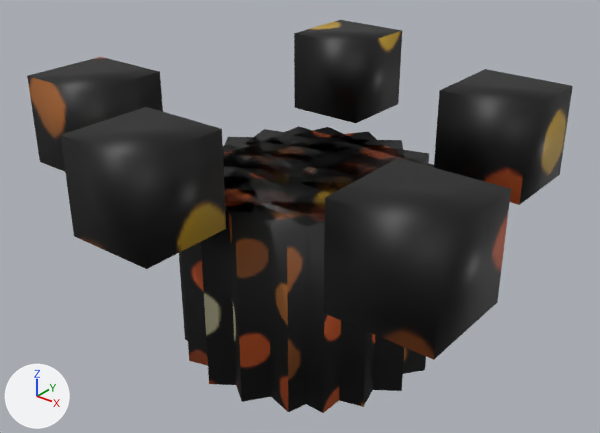
The FBX model Reference/Resource/Mesh/Animation/Basecamp/BC_cauldron02_set.fbx as it was, and as the next commit left it.
One viewpoint serves both versions: a 50 mm lens placed at (0.0182, -0.0233, 0.0064), pointed at (-0.0004, -0.0001, -0.008). The axes (+X, +Y, +Z) are drawn at lower left. The lights are the same throughout. Where no turn or scale is listed for an object, it has been applied to the vertices. Vertices at the same position are counted once.

In view in the first picture: 'ball1 1', 'ball1 10', 'ball1 7', 'ball1 8', 'ball1 9', 'ball10', 'ball6', 'ball7', 'ball8', 'ball9', 'model02 1'.
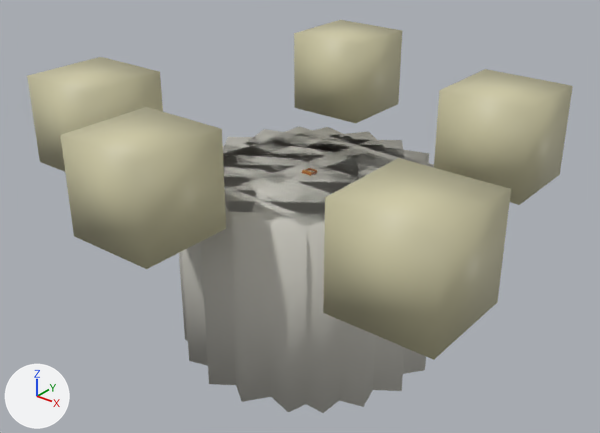
ob_pot_cap is not drawn itself; it is the parent of ob_model02_1.

Location of each change, [x1, y1, x2, y2] in pixels of the pictures (600 x 433 px):
'model02 1', moved, turned, rescaled
    before: [303, 167, 317, 174]
    after: [302, 169, 312, 176]
part 1 of me_ball7, surface changed (black to beige)
    both: [434, 69, 573, 205]
part 2 of me_ball6, surface changed (black to beige)
    both: [294, 20, 402, 123]
part 3 of me_ball1_8, surface changed (black to grey)
    both: [179, 126, 434, 413]
part 4 of me_ball9, surface changed (black to beige)
    both: [27, 57, 163, 172]
part 5 of me_ball1_10, surface changed
    both: [223, 131, 426, 402]
part 6 of me_ball1_9, surface changed
    before: [223, 127, 398, 412]
    after: [223, 127, 386, 412]
part 7 of me_ball1_1, surface changed (black to grey)
    both: [201, 137, 405, 391]
part 8 of me_ball1_7, surface changed (black to grey)
    both: [182, 129, 429, 407]
part 9 of me_ball8, surface changed (black to beige)
    both: [323, 158, 511, 360]
part 10 of me_ball10, surface changed (black to beige)
    both: [61, 107, 226, 269]

The change, as a list of edits to the scene's bpy script:
```text
Change me_ball9:
    where me_ball9.from_pydata(...)  # 8 vertices, 12 faces; spans x -0.00178..0.00178, y -0.00178..0.00178, z -0.00178..0.00178
    me_ball9 part 4: texture (UV) coordinates of 12 of 12 faces, centred in x -0.00178..0.00178, y -0.00178..0.00178, z -0.00178..0.00178, changed; they spanned u 0.0..0.91, v 0.95..0.99 and now span u 0.02..0.74, v 0.06..0.76
Change me_ball1_7:
    where me_ball1_7.from_pydata(...)  # 8 vertices, 12 faces; spans x -0.00455..0.00455, y -0.00455..0.00455, z -0.0037..0.0037
    me_ball1_7 part 8: texture (UV) coordinates of 12 of 12 faces, centred in x -0.00389..0.00389, y -0.00389..0.00389, z -0.0037..0.0037, changed; they spanned u 0.0..0.9, v 0.0..0.82 and now span u 0.06..0.5, v 0.28..0.5
Change me_ball1_10:
    where me_ball1_10.from_pydata(...)  # 8 vertices, 12 faces; spans x -0.00516..0.00516, y -0.00516..0.00516, z -0.0037..0.0037
    me_ball1_10 part 5: texture (UV) coordinates of 12 of 12 faces, centred in x -0.00372..0.00372, y -0.00372..0.00372, z -0.0037..0.0037, changed; they spanned u 0.17..0.89, v 0.46..0.87 and now span u 0.13..0.45, v 0.28..0.51
Change me_ball8:
    where me_ball8.from_pydata(...)  # 8 vertices, 12 faces; spans x -0.00178..0.00178, y -0.00178..0.00178, z -0.00178..0.00178
    me_ball8 part 9: texture (UV) coordinates of 12 of 12 faces, centred in x -0.00178..0.00178, y -0.00178..0.00178, z -0.00178..0.00178, changed; they spanned u 0.14..0.99, v 0.27..0.99 and now span u 0.06..0.76, v 0.14..0.76
Change me_ball10:
    where me_ball10.from_pydata(...)  # 8 vertices, 12 faces; spans x -0.00178..0.00178, y -0.00178..0.00178, z -0.00178..0.00178
    me_ball10 part 10: texture (UV) coordinates of 12 of 12 faces, centred in x -0.00178..0.00178, y -0.00178..0.00178, z -0.00178..0.00178, changed; they spanned u 0.02..0.99, v 0.31..0.99 and now span u 0.13..0.74, v 0.02..0.75
Change me_ball1_8:
    where me_ball1_8.from_pydata(...)  # 8 vertices, 12 faces; spans x -0.00378..0.00378, y -0.00378..0.00378, z -0.0037..0.0037
    me_ball1_8 part 3: texture (UV) coordinates of 12 of 12 faces, centred in x -0.00372..0.00372, y -0.00372..0.00372, z -0.0037..0.0037, changed; they spanned u 0.0..0.89, v 0.54..0.89 and now span u 0.13..0.5, v 0.02..0.54
Change me_ball7:
    where me_ball7.from_pydata(...)  # 8 vertices, 12 faces; spans x -0.00178..0.00178, y -0.00178..0.00178, z -0.00178..0.00178
    me_ball7 part 1: texture (UV) coordinates of 12 of 12 faces, centred in x -0.00178..0.00178, y -0.00178..0.00178, z -0.00178..0.00178, changed; they spanned u 0.32..0.95, v 0.44..0.98 and now span u 0.19..0.74, v 0.15..0.74
Change me_ball6:
    where me_ball6.from_pydata(...)  # 8 vertices, 12 faces; spans x -0.00178..0.00178, y -0.00178..0.00178, z -0.00178..0.00178
    me_ball6 part 2: texture (UV) coordinates of 12 of 12 faces, centred in x -0.00178..0.00178, y -0.00178..0.00178, z -0.00178..0.00178, changed; they spanned u 0.68..0.99, v 0.29..0.98 and now span u 0.38..0.74, v 0.47..0.75
Change me_ball1_9:
    where me_ball1_9.from_pydata(...)  # 8 vertices, 12 faces; spans x -0.00455..0.00455, y -0.00455..0.00455, z -0.0037..0.0037
    me_ball1_9 part 6: texture (UV) coordinates of 12 of 12 faces, centred in x -0.00389..0.00389, y -0.00389..0.00389, z -0.0037..0.0037, changed; they spanned u 0.17..0.83, v 0.68..0.88 and now span u 0.43..0.55, v 0.02..0.54
Change me_ball1_1:
    where me_ball1_1.from_pydata(...)  # 8 vertices, 12 faces; spans x -0.00515..0.00515, y -0.00515..0.00515, z -0.0037..0.0037
    me_ball1_1 part 7: texture (UV) coordinates of 12 of 12 faces, centred in x -0.00373..0.00373, y -0.00373..0.00373, z -0.0037..0.0037, changed; they spanned u 0.07..0.9, v 0.07..0.89 and now span u 0.25..0.54, v 0.1..0.54
Change ob_model02_1:
    ob_model02_1.location: (0.0, -0.0604, 0.0) -> (0.0, -0.0605, 0.0)
Change ob_pot_cap:
    ob_pot_cap.location: (0.0, 1.106, 0.0) -> (0.0, -0.732, 3.063)
    ob_pot_cap.rotation_euler: (0.0, 0.0, 0.0) -> (1.222, 0.0, 0.0)  # degrees (0, 0, 0) -> degrees (70, 0, 0)
    ob_pot_cap.scale: (1.0, 1.0, 1.0) -> (1.1, 1.1, 1.1)
```
